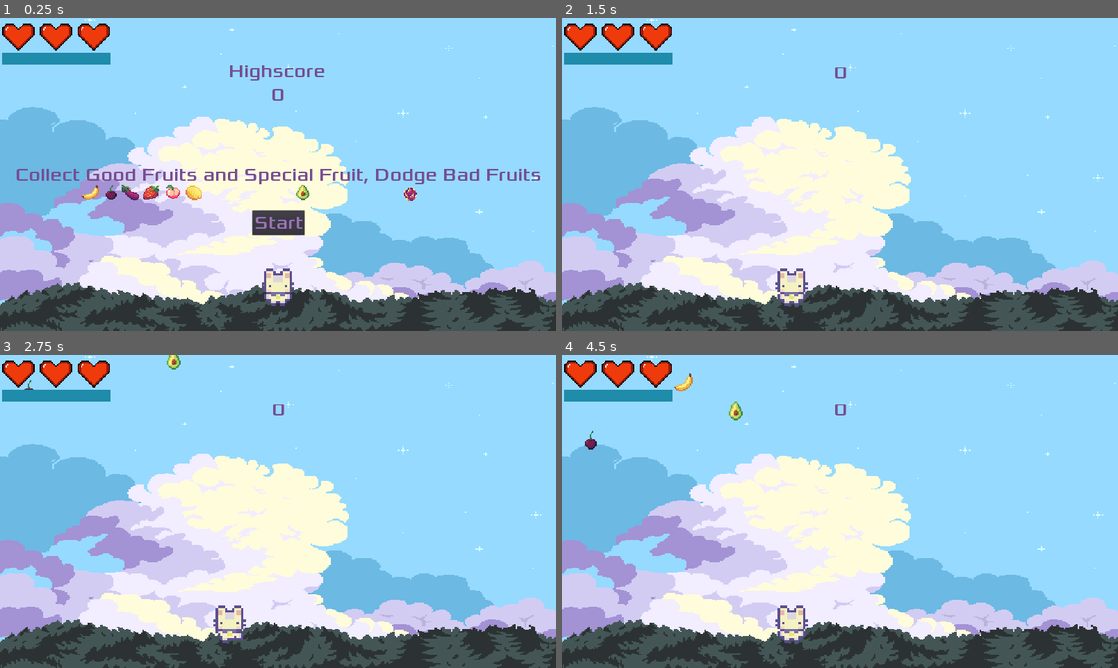
Above: before the commit, frames 1-4 (two rows, left to right).
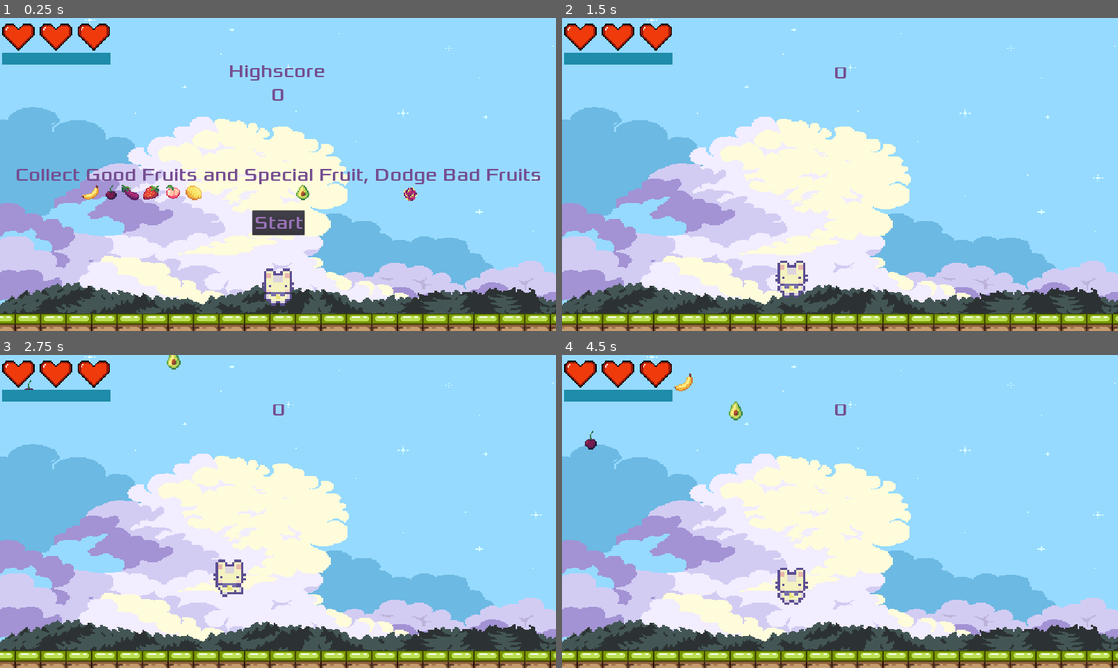
Above: after the commit, the same moments.

Repository: ColinKYuen/BQ-Game-Jam
Game: Godot game, scene res://Scenes/Main.tscn
Two runs of this game, one before a commit and one after it. Both use one fixed random seed, a clock stepped at 60 frames per second and the inputs below.
Inputs:
- Up to frame 1 (0.25 s): no input
- Up to frame 2 (1.5 s): click "Start" at 0.5 s; tap Enter at 1.25 s; hold D (move_right) from 1.28 s (still down); hold W (move_up) from 1.28 s (still down)
- Up to frame 3 (2.75 s): keep holding D (move_right); release W (move_up) at 2.03 s; tap W (move_up) at 2.1, 2.27, 2.57 s
- Up to frame 4 (4.5 s): release D (move_right) at 2.78 s; hold Left (move_left) 2.78-3.53 s; hold W (move_up) 2.78-3.53 s; hold D (move_right) from 3.53 s (still down); tap W (move_up) at 3.6, 3.77, 4.07 s; hold W (move_up) from 4.28 s (still down)

The runs differ from the first frame. In frame 1, 5.5% of the frame differs, in the area x 0-100%, y 94-100%; in frame 2, 6.1%; in frame 3, 6.6%; in frame 4, 6.6%, in the area x 0-100%, y 68-100%.

Commit message:
Floor & jumping

Diff:
--- /dev/null
+++ b/Scenes/Floor.tscn
@@ -0,0 +1,14 @@
+[gd_scene load_steps=3 format=2]
+
+[ext_resource path="res://art/grass_tile.png" type="Texture" id=1]
+
+[sub_resource type="RectangleShape2D" id=1]
+extents = Vector2( 43.5, 44 )
+
+[node name="Floor" type="StaticBody2D" groups=["Floor"]]
+
+[node name="Hitbox" type="CollisionShape2D" parent="."]
+shape = SubResource( 1 )
+
+[node name="GrassTile" type="Sprite" parent="."]
+texture = ExtResource( 1 )
--- a/Scenes/Main.tscn
+++ b/Scenes/Main.tscn
@@ -1,24 +1,96 @@
-[gd_scene load_steps=5 format=2]
+[gd_scene load_steps=6 format=2]
 
 [ext_resource path="res://Scenes/Player.tscn" type="PackedScene" id=1]
 [ext_resource path="res://Scripts/Main.gd" type="Script" id=2]
 [ext_resource path="res://Scenes/HUD.tscn" type="PackedScene" id=3]
+[ext_resource path="res://Scenes/Floor.tscn" type="PackedScene" id=4]
 [ext_resource path="res://art/s4m_ur4i-bg_clouds.png" type="Texture" id=5]
 
 [node name="Main" type="Node2D"]
 script = ExtResource( 2 )
 
+[node name="HUD" parent="." instance=ExtResource( 3 )]
+
 [node name="Player" parent="." instance=ExtResource( 1 )]
 position = Vector2( 960, 925 )
 z_index = 1
-
-[node name="HUD" parent="." instance=ExtResource( 3 )]
 
 [node name="Background" type="Sprite" parent="."]
 position = Vector2( 962, 534 )
 scale = Vector2( 5.27601, 3.34261 )
 texture = ExtResource( 5 )
 
+[node name="Floor" type="Node" parent="."]
+
+[node name="Floor" parent="Floor" instance=ExtResource( 4 )]
+position = Vector2( 8, 1064 )
+
+[node name="Floor2" parent="Floor" instance=ExtResource( 4 )]
+position = Vector2( 96, 1064 )
+
+[node name="Floor3" parent="Floor" instance=ExtResource( 4 )]
+position = Vector2( 184, 1064 )
+
+[node name="Floor4" parent="Floor" instance=ExtResource( 4 )]
+position = Vector2( 272, 1064 )
+
+[node name="Floor5" parent="Floor" instance=ExtResource( 4 )]
+position = Vector2( 360, 1064 )
+
+[node name="Floor6" parent="Floor" instance=ExtResource( 4 )]
+position = Vector2( 448, 1064 )
+
+[node name="Floor7" parent="Floor" instance=ExtResource( 4 )]
+position = Vector2( 536, 1064 )
+
+[node name="Floor8" parent="Floor" instance=ExtResource( 4 )]
+position = Vector2( 624, 1064 )
+
+[node name="Floor9" parent="Floor" instance=ExtResource( 4 )]
+position = Vector2( 712, 1064 )
+
+[node name="Floor10" parent="Floor" instance=ExtResource( 4 )]
+position = Vector2( 800, 1064 )
+
+[node name="Floor11" parent="Floor" instance=ExtResource( 4 )]
+position = Vector2( 888, 1064 )
+
+[node name="Floor12" parent="Floor" instance=ExtResource( 4 )]
+position = Vector2( 976, 1064 )
+
+[node name="Floor13" parent="Floor" instance=ExtResource( 4 )]
+position = Vector2( 1064, 1064 )
+
+[node name="Floor14" parent="Floor" instance=ExtResource( 4 )]
+position = Vector2( 1152, 1064 )
+
+[node name="Floor15" parent="Floor" instance=ExtResource( 4 )]
+position = Vector2( 1240, 1064 )
+
+[node name="Floor16" parent="Floor" instance=ExtResource( 4 )]
+position = Vector2( 1328, 1064 )
+
+[node name="Floor17" parent="Floor" instance=ExtResource( 4 )]
+position = Vector2( 1416, 1064 )
+
+[node name="Floor18" parent="Floor" instance=ExtResource( 4 )]
+position = Vector2( 1504, 1064 )
+
+[node name="Floor19" parent="Floor" instance=ExtResource( 4 )]
+position = Vector2( 1592, 1064 )
+
+[node name="Floor20" parent="Floor" instance=ExtResource( 4 )]
+position = Vector2( 1680, 1064 )
+
+[node name="Floor21" parent="Floor" instance=ExtResource( 4 )]
+position = Vector2( 1768, 1064 )
+
+[node name="Floor22" parent="Floor" instance=ExtResource( 4 )]
+position = Vector2( 1856, 1064 )
+
+[node name="Floor23" parent="Floor" instance=ExtResource( 4 )]
+position = Vector2( 1944, 1064 )
+
 [connection signal="start_game" from="HUD" to="." method="new_game"]
+[connection signal="start_game" from="HUD" to="HUD" method="_on_HUD_start_game"]
 [connection signal="start_game" from="HUD" to="Player" method="new_game"]
-[connection signal="start_game" from="HUD" to="HUD" method="_on_HUD_start_game"]
--- a/Scripts/Fruit.gd
+++ b/Scripts/Fruit.gd
@@ -27,6 +27,12 @@
 		queue_free()
 
 func _on_body_entered(body):
+	if body.is_in_group("Floor"):
+		# TODO - Add animation for fruit
+		print("Fruit hit the floor")
+		queue_free()
+		return
+
 	if body.is_in_group("Player"):
 		if is_special_fruit:
 			print("Special fruit collected")
--- a/Scripts/Player.gd
+++ b/Scripts/Player.gd
@@ -2,25 +2,28 @@
 
 var window_width = OS.get_window_size().x
 
+const jump_height : int = 300
+const gravity : int = 250
 
+var velocity : Vector2 = Vector2()
 var speed : int = 300
 var lives : int = 3
 var screen_size
 
-const dash_double_tap_within: float = 0.85
-const dash_duration: float = 0.3
-const dash_speed_mult: int = 3
-var norm_speed: int = 300
-var is_dashing: bool = false
-var dash_timer: float = 0
-var dash_taps: int = 0
-var dash_cooldown: float = 2
-var dash_on_cooldown: bool = false
+const dash_double_tap_within : float = 0.85
+const dash_duration : float = 0.3
+const dash_speed_mult : int = 3
+var norm_speed : int = 300
+var is_dashing : bool = false
+var dash_timer : float = 0
+var dash_taps : int = 0
+var dash_cooldown : float = 2
+var dash_on_cooldown : bool = false
 var dash_cd_bar
 var last_tap_right: bool = false
 var animation_time = 0
 
-var is_game_started: bool = false
+var is_game_started : bool = false
 
 func _ready():
 	screen_size = get_viewport_rect().size
@@ -36,7 +39,7 @@
 		return
 
 	check_dash(delta)
-	var velocity : Vector2 = Vector2(0, 0)
+	velocity.x = 0
 
 	if is_dashing: # Force to continue dashing in same direction
 		if last_tap_right:
@@ -45,15 +48,10 @@
 			velocity.x -= speed
 	else:
 		if Input.is_action_pressed("move_right"):
-
-			position.x += speed * delta
-			velocity.x += 3
+			velocity.x += speed
 		if Input.is_action_pressed("move_left"):
-
-			position.x -= speed * delta
-			velocity.x -= 3
+			velocity.x -= speed
 	if velocity.length() > 0:
-		velocity = velocity.normalized() * speed
 		$AnimatedSprite.play()
 	else:
 		$AnimatedSprite.set_frame(0)
@@ -74,6 +72,15 @@
 		$AnimatedSprite.stop()
 
 	move_and_slide(velocity, Vector2.UP)
+
+	# Gravity
+	if not is_on_floor():
+		velocity.y += gravity * delta
+	else:
+		velocity.y = 0
+	if Input.is_action_pressed("move_up") and is_on_floor():
+		print("Jump")
+		velocity.y -= jump_height
 
 	var player_width = get_node("Hitbox").get_shape().get_extents().x
 	var max_right = window_width - player_width
--- a/project.godot
+++ b/project.godot
@@ -45,6 +45,11 @@
 move_up={
 "deadzone": 0.5,
 "events": [ Object(InputEventKey,"resource_local_to_scene":false,"resource_name":"","device":0,"alt":false,"shift":false,"control":false,"meta":false,"command":false,"pressed":false,"scancode":0,"physical_scancode":87,"unicode":0,"echo":false,"script":null)
+, Object(InputEventKey,"resource_local_to_scene":false,"resource_name":"","device":0,"alt":false,"shift":false,"control":false,"meta":false,"command":false,"pressed":false,"scancode":0,"physical_scancode":32,"unicode":0,"echo":false,"script":null)
+, Object(InputEventKey,"resource_local_to_scene":false,"resource_name":"","device":0,"alt":false,"shift":false,"control":false,"meta":false,"command":false,"pressed":false,"scancode":0,"physical_scancode":16777232,"unicode":0,"echo":false,"script":null)
+, Object(InputEventJoypadMotion,"resource_local_to_scene":false,"resource_name":"","device":0,"axis":1,"axis_value":-1.0,"script":null)
+, Object(InputEventJoypadButton,"resource_local_to_scene":false,"resource_name":"","device":0,"button_index":0,"pressure":0.0,"pressed":false,"script":null)
+, Object(InputEventJoypadButton,"resource_local_to_scene":false,"resource_name":"","device":0,"button_index":12,"pressure":0.0,"pressed":false,"script":null)
  ]
 }
 move_down={
Binary file added: art/grass_tile.png
Not shown, added: art/grass_tile.png.import
